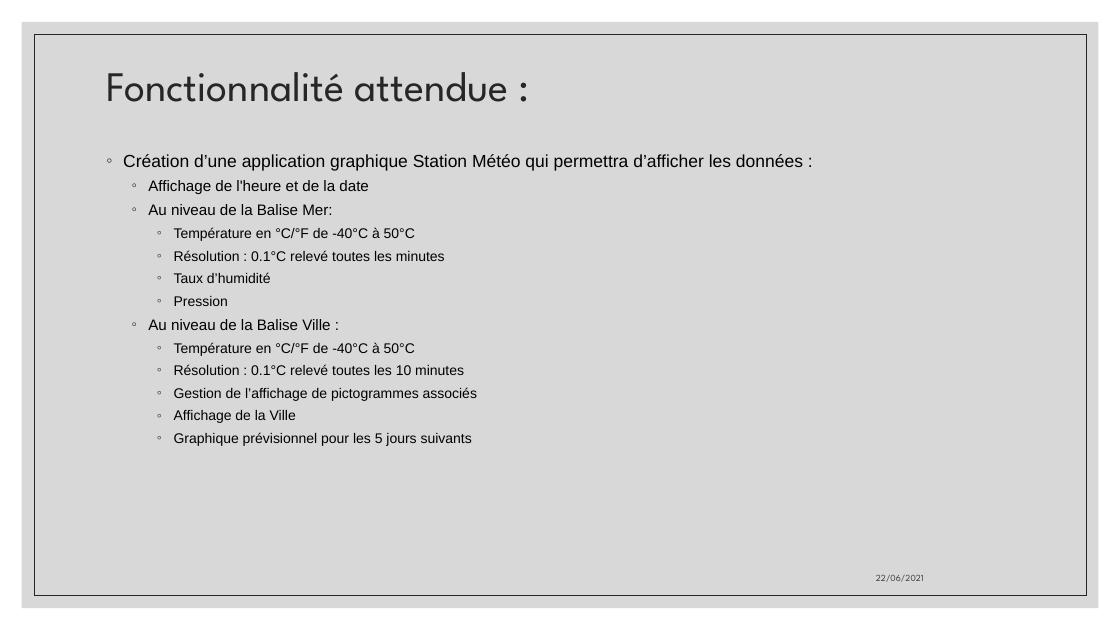
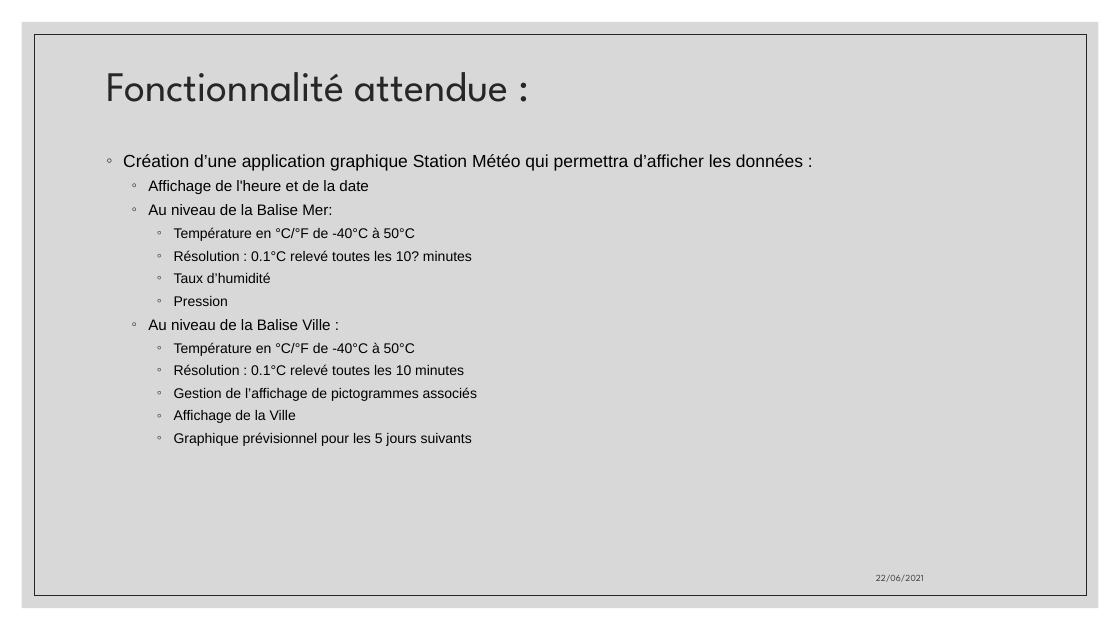
Before and after one commit to aiekick/ProjectStationMeteo, a slide deck: slide 6 of doc/StationMeteo_Soutenance.pptx. Drawn at 1120x630 pixels with LibreOffice and Linux fonts; fonts in the diff are those of the drawing. Boxes give left, top, right and bottom in pixels: in the first picture for what was removed or moved away, otherwise in the second. Text is boxed around its words. In the diff, an @@ line names an element or a change of style, - is before the commit and + after.

```diff
--- a/doc/StationMeteo_Soutenance.pptx
+++ b/doc/StationMeteo_Soutenance.pptx
@@ text at [174,250,472,261]: text changed @@
-    ◦ Résolution : 0.1°C relevé toutes les minutes
+    ◦ Résolution : 0.1°C relevé toutes les 10? minutes
```
Also in this commit, not shown: 16 other slides changed, 6 slides added.
